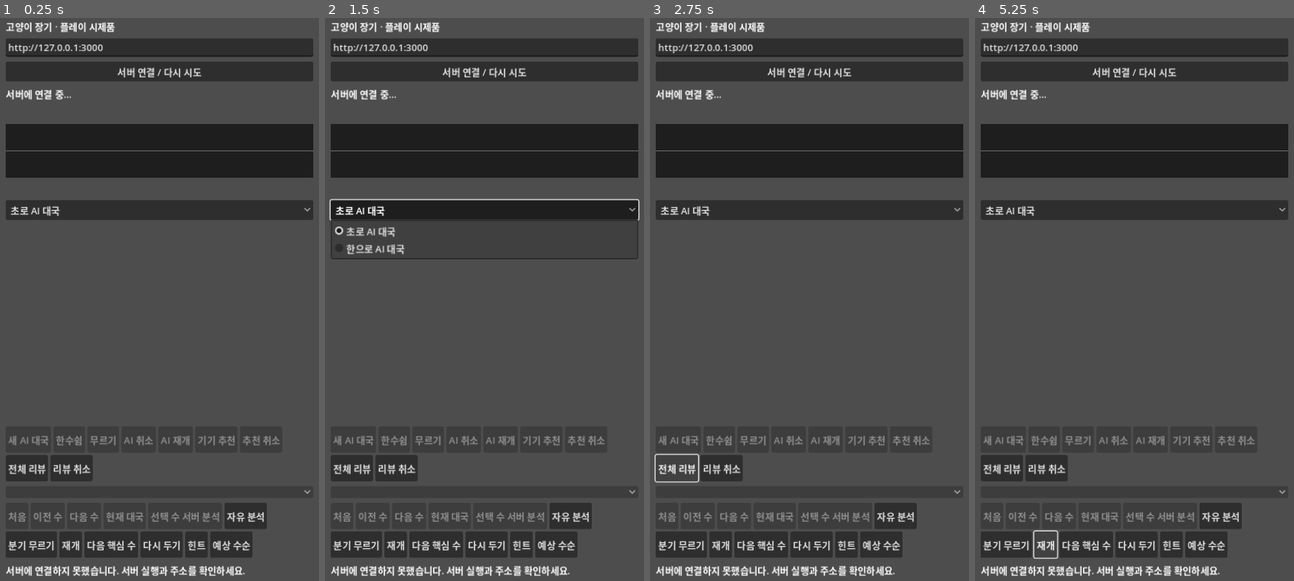
Above: before the commit, frames 1-4 (left to right).
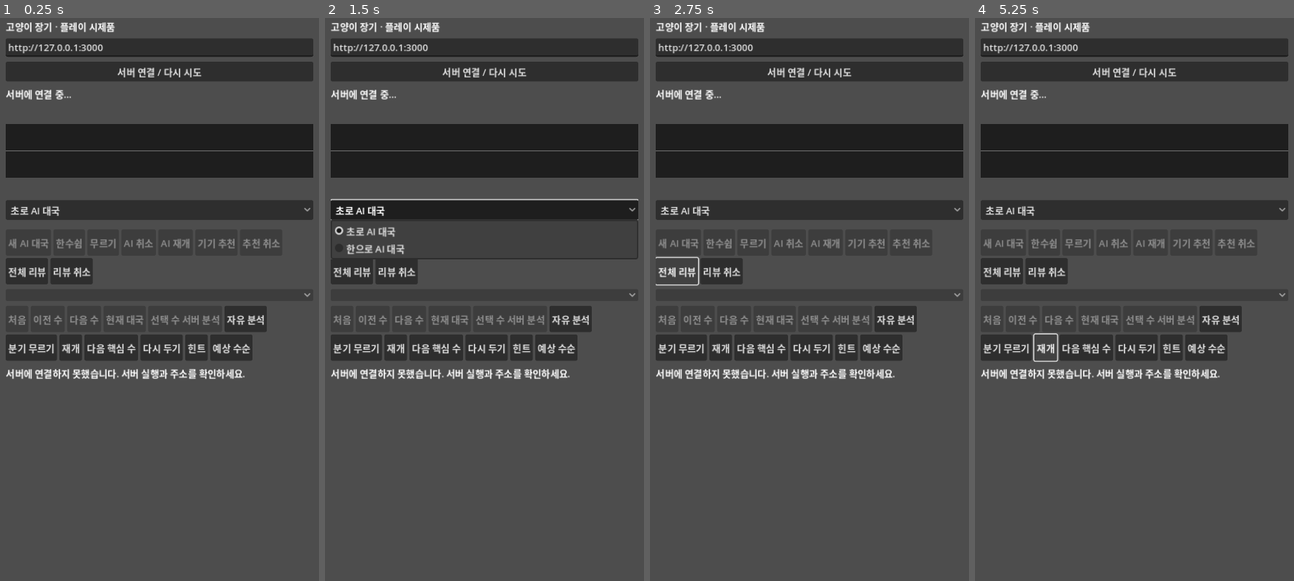
Above: after the commit, the same moments.

Repository: YU-Kangg/janggiAI
Game: Godot game, scene res://main.tscn
Same seed, same stepped clock (60 frames per second), same inputs: the game is played once before the commit and once after it.
Inputs:
- Up to frame 1 (0.25 s): no input
- Up to frame 2 (1.5 s): click "서버 연결 / 다시 시도" at 0.5 s; click "초로 AI 대국" at 1.25 s
- Up to frame 3 (2.75 s): click "전체 리뷰" at 2 s
- Up to frame 4 (5.25 s): click "리뷰 취소" at 2.75 s; click "자유 분석" at 3.5 s; click "분기 무르기" at 4.25 s; click "재개" at 5 s

The runs differ from the first frame. In frame 1, 13% of the frame differs, in the area x 1-98%, y 39-100%; in frame 2, 12%; in frame 3, 12%; in frame 4, 12%.

Commit message:
fix(ui): 모바일 리뷰 화면 세로 스크롤 추가

Diff:
--- a/godot/main.gd
+++ b/godot/main.gd
@@ -55,6 +55,7 @@
 var device_cancel := Button.new()
 var device_request: Dictionary = {}
 var recommended_move := ""
+var page_scroll := ScrollContainer.new()
 
 func _ready() -> void:
 	var margin := MarginContainer.new()
@@ -62,9 +63,15 @@
 	for edge in ["left", "right", "top", "bottom"]:
 		margin.add_theme_constant_override("margin_" + edge, 12)
 	add_child(margin)
+	page_scroll.horizontal_scroll_mode = ScrollContainer.SCROLL_MODE_DISABLED
+	page_scroll.vertical_scroll_mode = ScrollContainer.SCROLL_MODE_AUTO
+	page_scroll.size_flags_horizontal = Control.SIZE_EXPAND_FILL
+	page_scroll.size_flags_vertical = Control.SIZE_EXPAND_FILL
+	margin.add_child(page_scroll)
 	var column := VBoxContainer.new()
 	column.add_theme_constant_override("separation", 8)
-	margin.add_child(column)
+	column.size_flags_horizontal = Control.SIZE_EXPAND_FILL
+	page_scroll.add_child(column)
 	var title := Label.new()
 	title.text = "고양이 장기 · 플레이 시제품"
 	column.add_child(title)
--- a/godot/smoke.gd
+++ b/godot/smoke.gd
@@ -21,6 +21,7 @@
 	app.timer.stop()
 	await wait_idle()
 	check(not app.state.is_empty(), "initial HTTP connection")
+	check(app.page_scroll.vertical_scroll_mode == ScrollContainer.SCROLL_MODE_AUTO, "mobile page vertical scrolling")
 	check(app.squares.size() == 90, "90 board squares")
 	check(not app.device_engine.available() and app.device_recommend.disabled, "desktop fallback without Android engine")
 	app.act("reset", {"mode": "ai", "humanSide": "cho"})
Not shown, added: godot/evaluation_graph.gd.uid
Not shown, changed: DEVICE_TEST_CHECKLIST.md
Not shown, changed: PROGRESS.md
